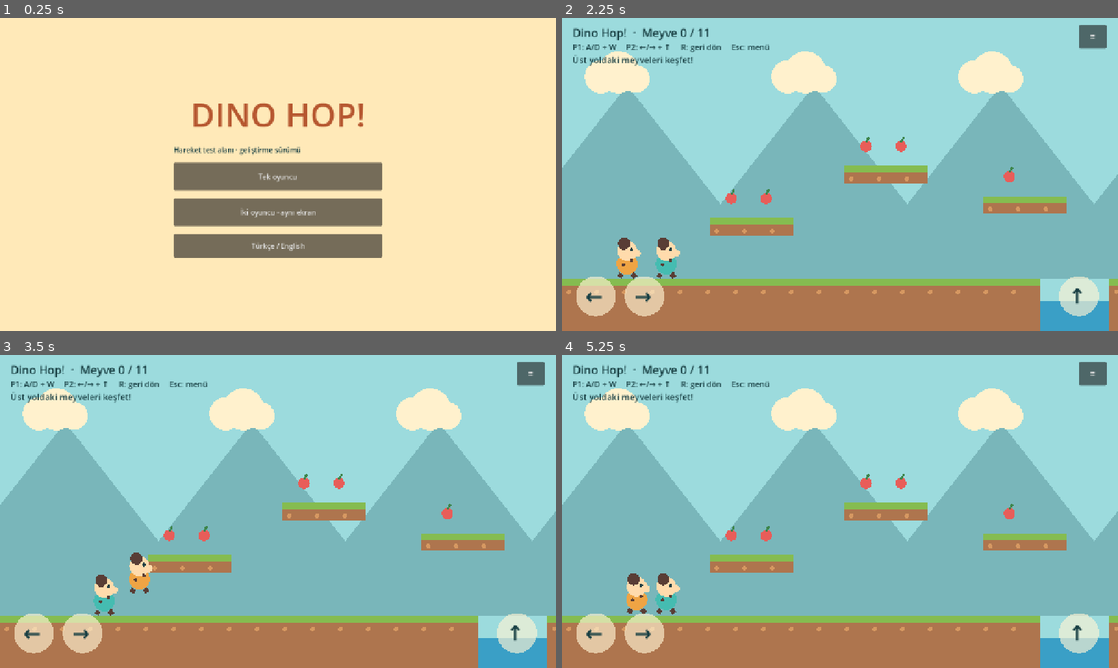
Above: before the commit, frames 1-4 (two rows, left to right).
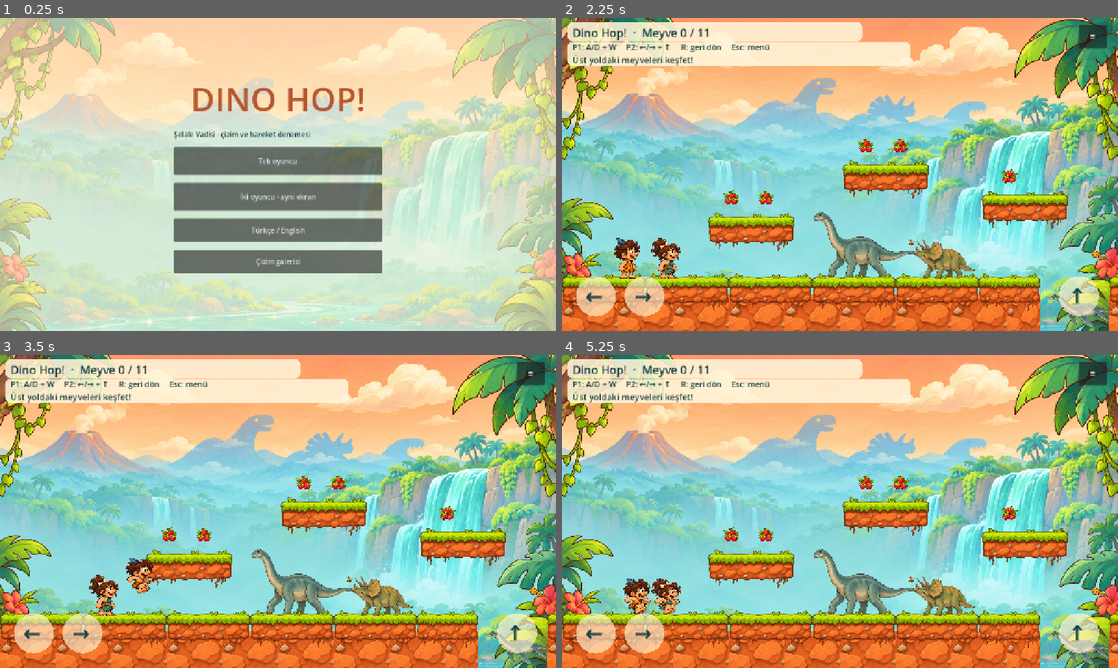
Above: after the commit, the same moments.

Repository: 07erkanoz/dino-hopo
Game: Godot game, scene res://scenes/main.tscn
Same seed, same stepped clock (60 frames per second), same inputs: the game is played once before the commit and once after it.
Inputs (mouse positions are in pixels of both pictures, inside the frame that each line leads up to):
- Up to frame 1 (0.25 s): no input
- Up to frame 2 (2.25 s): click "Tek oyuncu" at 0.5 s; click "≡" at 1.25 s; click "İki oyuncu · aynı ekran" at 2 s
- Up to frame 3 (3.5 s): tap Enter at 2.75 s; move the mouse to (400, 495) at 2.77 s; hold D from 2.78 s (still down); tap R at 2.85 s; click (400, 495) at 2.92 s; tap W at 3.02 s
- Up to frame 4 (5.25 s): move the mouse to (728, 527) at 3.52 s; tap R at 3.6, 4.35, 5.1 s; click (728, 527) at 3.67 s; tap W at 3.77 s; move the mouse to (895, 442) at 4.27 s; release D at 4.28 s; hold A 4.28-5.03 s; click (895, 442) at 4.42 s; move the mouse to (812, 574) at 5.02 s; hold D from 5.03 s (still down); click (812, 574) at 5.17 s

The runs differ from the first frame. In frame 1, 71% of the frame differs, in the area x 0-100%, y 0-100%; in frame 2, 91%; in frame 3, 91%; in frame 4, 91%.

Commit message:
Draw and integrate first Dino Hop art pack; revise artificial dinosaur designs

Diff:
--- /dev/null
+++ b/art/atlas-regions.json
@@ -0,0 +1,161 @@
+{
+  "heroes": {
+    "path": "res://art/characters/heroes-poses.png",
+    "size": [
+      1536,
+      1024
+    ],
+    "grid": [
+      4,
+      2
+    ],
+    "regions": [
+      [
+        72,
+        78,
+        234,
+        376
+      ],
+      [
+        443,
+        77,
+        255,
+        377
+      ],
+      [
+        840,
+        77,
+        248,
+        377
+      ],
+      [
+        1213,
+        52,
+        255,
+        331
+      ],
+      [
+        41,
+        580,
+        291,
+        395
+      ],
+      [
+        422,
+        580,
+        284,
+        396
+      ],
+      [
+        808,
+        580,
+        288,
+        396
+      ],
+      [
+        1196,
+        556,
+        287,
+        346
+      ]
+    ]
+  },
+  "props": {
+    "path": "res://art/environment/jungle-props.png",
+    "size": [
+      1536,
+      1024
+    ],
+    "grid": [
+      3,
+      2
+    ],
+    "regions": [
+      [
+        19,
+        185,
+        473,
+        220
+      ],
+      [
+        595,
+        89,
+        347,
+        351
+      ],
+      [
+        1117,
+        120,
+        325,
+        319
+      ],
+      [
+        94,
+        619,
+        329,
+        295
+      ],
+      [
+        609,
+        586,
+        321,
+        382
+      ],
+      [
+        1039,
+        592,
+        476,
+        344
+      ]
+    ]
+  },
+  "creatures": {
+    "path": "res://art/creatures/creatures-natural-v3.png",
+    "size": [
+      1536,
+      1024
+    ],
+    "grid": [
+      3,
+      2
+    ],
+    "regions": [
+      [
+        41,
+        161,
+        448,
+        270
+      ],
+      [
+        513,
+        133,
+        463,
+        299
+      ],
+      [
+        1031,
+        145,
+        462,
+        287
+      ],
+      [
+        46,
+        577,
+        443,
+        330
+      ],
+      [
+        518,
+        636,
+        458,
+        241
+      ],
+      [
+        1045,
+        611,
+        449,
+        276
+      ]
+    ]
+  }
+}
--- /dev/null
+++ b/scripts/art.gd
@@ -0,0 +1,18 @@
+extends RefCounted
+## Read-only regions over original drawings; image source files remain intact.
+static var data: Dictionary = {}
+static var textures: Dictionary = {}
+
+static func sprite(group: String, index: int) -> AtlasTexture:
+	if data.is_empty():
+		data = JSON.parse_string(FileAccess.get_file_as_string("res://art/atlas-regions.json"))
+	var key := "%s/%d" % [group, index]
+	if not textures.has(key):
+		var entry: Dictionary = data[group]
+		var box: Array = entry.regions[index]
+		var texture := AtlasTexture.new()
+		texture.atlas = load(entry.path)
+		texture.region = Rect2(box[0], box[1], box[2], box[3])
+		texture.filter_clip = true
+		textures[key] = texture
+	return textures[key]
--- a/scripts/game.gd
+++ b/scripts/game.gd
@@ -1,9 +1,11 @@
 extends Node2D
 
 const Player = preload("res://scripts/player.gd")
+const Art = preload("res://scripts/art.gd")
+const BACKGROUND = preload("res://art/backgrounds/waterfall-valley.png")
 const TEXT := {
-	"tr": {"solo": "Tek oyuncu", "duo": "İki oyuncu · aynı ekran", "sub": "Hareket test alanı · geliştirme sürümü", "help": "P1: A/D + W     P2: ←/→ + ↑  …(173 unchanged characters)…
-	"en": {"solo": "One player", "duo": "Two players · shared screen", "sub": "Movement sandbox · development build", "help": "P1: A/D + W     P2: ←/→ + ↑  …(175 unchanged characters)…
+	"tr": {"solo": "Tek oyuncu", "duo": "İki oyuncu · aynı ekran", "sub": "Şelale Vadisi · çizim ve hareket denemesi", "help": "P1: A/D + W     P2: ←/→ + ↑  …(173 unchanged characters)…
+	"en": {"solo": "One player", "duo": "Two players · shared screen", "sub": "Waterfall Valley · art and movement preview", "help": "P1: A/D + W     P2: ←/→ + ↑  …(175 unchanged characters)…
 }
 var language := "tr"
 var world: Node2D
@@ -22,8 +24,12 @@
 var menu: Control
 var left_held := false
 var right_held := false
+var soil_texture: AtlasTexture
 
 func _ready() -> void:
+	soil_texture = AtlasTexture.new()
+	soil_texture.atlas = Art.sprite("props", 2).atlas
+	soil_texture.region = Rect2(1155, 156, 248, 245)
 	overlay = CanvasLayer.new()
 	add_child(overlay)
 	show_menu()
@@ -59,6 +65,16 @@
 	backdrop.color = Color("ffe9b8")
 	backdrop.set_anchors_and_offsets_preset(Control.PRESET_FULL_RECT)
 	menu.add_child(backdrop)
+	var painting := TextureRect.new()
+	painting.texture = BACKGROUND
+	painting.expand_mode = TextureRect.EXPAND_IGNORE_SIZE
+	painting.stretch_mode = TextureRect.STRETCH_KEEP_ASPECT_COVERED
+	painting.set_anchors_and_offsets_preset(Control.PRESET_FULL_RECT)
+	menu.add_child(painting)
+	var veil := ColorRect.new()
+	veil.color = Color(1.0, 0.95, 0.82, 0.62)
+	veil.set_anchors_and_offsets_preset(Control.PRESET_FULL_RECT)
+	menu.add_child(veil)
 	var center := CenterContainer.new()
 	center.set_anchors_and_offsets_preset(Control.PRESET_FULL_RECT)
 	menu.add_child(center)
@@ -88,6 +104,11 @@
 		language = "en" if language == "tr" else "tr"
 		show_menu())
 	box.add_child(lang)
+	var gallery := Button.new()
+	gallery.text = "Çizim galerisi" if language == "tr" else "Art gallery"
+	gallery.custom_minimum_size.y = 54
+	gallery.pressed.connect(show_gallery)
+	box.add_child(gallery)
 	queue_redraw()
 
 func start_game(count: int) -> void:
@@ -129,6 +150,18 @@
 	menu_button.custom_minimum_size = Vector2(64, 54)
 	menu_button.pressed.connect(show_menu)
 	overlay.add_child(menu_button)
+	# Readability panels behind HUD, keep their draw order behind text.
+	for bounds in [Rect2(12, 10, 680, 43), Rect2(12, 55, 790, 55)]:
+		var panel := Panel.new()
+		var style := StyleBoxFlat.new()
+		style.bg_color = Color(1.0, 0.96, 0.85, 0.88)
+		style.set_corner_radius_all(12)
+		panel.add_theme_stylebox_override("panel", style)
+		panel.position = bounds.position
+		panel.size = bounds.size
+		panel.mouse_filter = Control.MOUSE_FILTER_IGNORE
+		overlay.add_child(panel)
+		overlay.move_child(panel, 0)
 	make_touch_controls()
 	active = true
 	queue_redraw()
@@ -214,27 +247,86 @@
 			for player in players:
 				player.respawn()
 
+func draw_asset(group: String, index: int, foot: Vector2, height: float) -> void:
+	var texture := Art.sprite(group, index)
+	var dimensions := texture.get_size()
+	var size := dimensions * (height / dimensions.y)
+	draw_texture_rect(texture, Rect2(foot - Vector2(size.x / 2.0, size.y), size), false)
+
 func _draw() -> void:
 	if not active:
 		return
-	draw_rect(Rect2(-1000, -1000, 6000, 2400), Color("9cdbdd"))
-	for i in range(-1, 10):
-		var x := float(i * 430)
-		draw_colored_polygon(PackedVector2Array([Vector2(x-200, 600), Vector2(x+150, 155), Vector2(x+500, 600)]), Color("79b6ba"))
-		draw_circle(Vector2(x+90, 135), 38, Color("fff1cd"))
-		draw_circle(Vector2(x+130, 125), 48, Color("fff1cd"))
-		draw_circle(Vector2(x+170, 140), 32, Color("fff1cd"))
-	# Water gap; falling into it returns to checkpoint.
-	draw_rect(Rect2(1100, 650, 160, 350), Color("3a9fc6"))
+	# Full 16:9 painting stays behind the camera, avoiding repeated image seams.
+	draw_texture_rect(BACKGROUND, Rect2(camera.position - Vector2(640, 360), Vector2(1280, 720)), false)
+	# Background cast; these are artwork previews, not enemy AI or ride mechanics.
+	draw_asset("creatures", 1, Vector2(700, 605), 158)
+	draw_asset("creatures", 2, Vector2(2200, 605), 105)
+	draw_asset("creatures", 4, Vector2(1190, 712), 75)
+	var flight_y := 205.0 + sin(Time.get_ticks_msec() / 1100.0) * 12.0
+	draw_asset("creatures", 3, Vector2(1870, flight_y), 110)
 	for rect in platforms:
-		draw_rect(rect, Color("ae754e"))
-		draw_rect(Rect2(rect.position, Vector2(rect.size.x, 16)), Color("85bc50"))
-		for x in range(int(rect.position.x) + 16, int(rect.end.x), 64):
-			draw_circle(Vector2(x, rect.position.y + 30), 5, Color("d69861"))
+		if rect.size.y > 100:
+			# An interior region, excluding outlined tile edges, fills the soil.
+			for x in range(int(rect.position.x), int(rect.end.x), 128):
+				var tile_width := minf(128, rect.end.x - x)
+				for y in range(int(rect.position.y) + 35, int(rect.end.y), 126):
+					draw_texture_rect(soil_texture, Rect2(x, y, tile_width, 128), false)
+			# Reuse the painted top as matching segments, not tiny stretched rocks.
+			for x in range(int(rect.position.x), int(rect.end.x), 192):
+				var width := minf(192, rect.end.x - x)
+				draw_texture_rect(Art.sprite("props", 0), Rect2(x - 1, rect.position.y - 12, width + 2, 86), false)
+		else:
+			draw_texture_rect(Art.sprite("props", 0), Rect2(rect.position - Vector2(4, 12), Vector2(rect.size.x + 8, 88)), false)
 	for fruit in berries:
-		draw_circle(fruit, 13, Color("e85d59"))
-		draw_line(fruit + Vector2(0, -10), fruit + Vector2(7, -21), Color("3d854b"), 5)
-	draw_line(Vector2(1560, 600), Vector2(1560, 500), Color("6c4935"), 8)
-	draw_rect(Rect2(1560, 500, 60, 38), Color("f6d06e") if saved_checkpoint else Color("fff1cd"))
-	draw_circle(Vector2(3100, 560), 70, Color("674e49"))
-	draw_circle(Vector2(3100, 570), 48, Color("293f43"))
+		draw_asset("props", 3, fruit + Vector2(0, 15), 34)
+	draw_asset("props", 4, Vector2(1560, 600), 112)
+	if saved_checkpoint:
+		draw_circle(Vector2(1560, 482), 7, Color("ffdb6b"))
+	draw_asset("props", 5, Vector2(3090, 605), 156)
+	draw_asset("creatures", 0, Vector2(875, 600), 92)
+	draw_asset("creatures", 5, Vector2(2590, 600), 84)
+
+func show_gallery() -> void:
+	active = false
+	clear_ui()
+	var base := Control.new()
+	base.set_anchors_and_offsets_preset(Control.PRESET_FULL_RECT)
+	overlay.add_child(base)
+	var paper := ColorRect.new()
+	paper.color = Color("f6edda")
+	paper.set_anchors_and_offsets_preset(Control.PRESET_FULL_RECT)
+	base.add_child(paper)
+	var gallery_theme := Theme.new()
+	var gallery_panel := StyleBoxFlat.new()
+	gallery_panel.bg_color = Color("fcf7ed")
+	gallery_panel.border_color = Color("dbc9a7")
+	gallery_panel.set_border_width_all(2)
+	gallery_panel.set_corner_radius_all(12)
+	gallery_theme.set_stylebox("panel", "TabContainer", gallery_panel)
+	base.theme = gallery_theme
+	label_at("DINO HOP!  /  " + ("ÇİZİM GALERİSİ" if language == "tr" else "ART GALLERY"), Vector2(30, 18), 32, base)
+	var tabs := TabContainer.new()
+	tabs.position = Vector2(24, 80)
+	tabs.size = Vector2(1232, 555)
+	base.add_child(tabs)
+	var items := [
+		["Kahramanlar / Heroes", "res://art/characters/heroes-poses.png"],
+		["Vadi / Valley", "res://art/backgrounds/waterfall-valley.png"],
+		["Zemin / Props", "res://art/environment/jungle-props.png"],
+		["Canlılar / Creatures", "res://art/creatures/creatures-natural-v3.png"]
+	]
+	for item in items:
+		var image := TextureRect.new()
+		image.name = item[0]
+		image.texture = load(item[1])
+		image.expand_mode = TextureRect.EXPAND_IGNORE_SIZE
+		image.stretch_mode = TextureRect.STRETCH_KEEP_ASPECT_CENTERED
+		tabs.add_child(image)
+	var back := Button.new()
+	back.text = tr_text("back")
+	back.position = Vector2(30, 651)
+	back.custom_minimum_size = Vector2(220, 50)
+	back.pressed.connect(show_menu)
+	base.add_child(back)
+	label_at("WIP · " + ("Poz çizimleri; tam animasyon seti değil." if language == "tr" else "Pose drawings; not a complete animation set."), Vector2(280, 663), 18, base)
+	queue_redraw()
--- a/scripts/player.gd
+++ b/scripts/player.gd
@@ -59,15 +59,18 @@
 	position = checkpoint
 	velocity = Vector2.ZERO
 
+const Art = preload("res://scripts/art.gd")
+
 func _draw() -> void:
-	# Temporary original vector-style test character; final cartoon sprite pending.
-	var bounce := sin(Time.get_ticks_msec() * 0.02) * 3.0 if absf(velocity.x) > 10.0 and is_on_floor() else 0.0
-	draw_circle(Vector2(0, -34 + bounce), 24, tint)
-	draw_circle(Vector2(0, -64 + bounce), 23, Color("ffdbac"))
-	draw_circle(Vector2(-7, -81 + bounce), 14, Color("593d35"))
-	draw_circle(Vector2(10 * facing, -67 + bounce), 4, Color("203f44"))
-	draw_circle(Vector2(22 * facing, -59 + bounce), 9, Color("ffdbac"))
-	draw_line(Vector2(-13, -12), Vector2(-18, -3), Color("593d35"), 11)
-	draw_line(Vector2(12, -12), Vector2(19, -3), Color("593d35"), 11)
-	draw_circle(Vector2(-9, -33 + bounce), 4, Color("593d35"))
-	draw_circle(Vector2(10, -42 + bounce), 4, Color("593d35"))
+	var pose := 0
+	if not is_on_floor():
+		pose = 3
+	elif absf(velocity.x) > 10.0:
+		pose = 1 + (int(Time.get_ticks_msec() / 140) % 2)
+	var texture := Art.sprite("heroes", slot * 4 + pose)
+	var source_size := texture.get_size()
+	var artwork_scale := 0.25 if slot == 0 else 0.24
+	var size := source_size * artwork_scale
+	draw_set_transform(Vector2.ZERO, 0.0, Vector2(facing, 1.0))
+	draw_texture_rect(texture, Rect2(Vector2(-size.x / 2.0, -size.y), size), false)
+	draw_set_transform(Vector2.ZERO)
--- /dev/null
+++ b/tests/art_smoke.gd
@@ -0,0 +1,25 @@
+extends SceneTree
+const Art = preload("res://scripts/art.gd")
+
+func _initialize() -> void:
+	var count := 0
+	for entry in [["heroes", 8], ["props", 6], ["creatures", 6]]:
+		for i in entry[1]:
+			var sprite := Art.sprite(entry[0], i)
+			assert(sprite.region.size.x > 0 and sprite.region.size.y > 0)
+			assert(Rect2(Vector2.ZERO, sprite.atlas.get_size()).encloses(sprite.region))
+			var source := sprite.atlas.get_image()
+			assert(source.has_mipmaps() == false)
+			assert(source.get_format() == Image.FORMAT_RGBA8)
+			var opaque_samples := 0
+			var transparent_samples := 0
+			for x in range(int(sprite.region.position.x), int(sprite.region.end.x), 12):
+				for y in range(int(sprite.region.position.y), int(sprite.region.end.y), 12):
+					var alpha := source.get_pixel(x, y).a
+					if alpha > 0.5: opaque_samples += 1
+					if alpha < 0.02: transparent_samples += 1
+			assert(opaque_samples > 5, "Sprite region is empty")
+			assert(transparent_samples > 0, "Sprite has no transparent surround")
+			count += 1
+	print("PASS: %d sprite regions inside source bounds, RGBA, visible artwork, transparent surround" % count)
+	quit(0)
--- /dev/null
+++ b/tests/capture_art.gd
@@ -0,0 +1,37 @@
+extends SceneTree
+## Run with a rendering display, not --headless. Saves actual viewport screenshots.
+## godot --path . --script tests/capture_art.gd
+
+func _initialize() -> void:
+	call_deferred("capture")
+
+func shot(path: String) -> void:
+	for i in 4:
+		await process_frame
+	await RenderingServer.frame_post_draw
+	var image := root.get_texture().get_image()
+	if image.is_empty():
+		push_error("Renderer returned an empty screenshot; a rendering display is required")
+		quit(1)
+		return
+	var error := image.save_png(path)
+	assert(error == OK, "Could not save screenshot")
+
+func capture() -> void:
+	root.size = Vector2i(1280, 720)
+	root.content_scale_size = Vector2i(1280, 720)
+	root.content_scale_mode = Window.CONTENT_SCALE_MODE_CANVAS_ITEMS
+	var game = load("res://scenes/main.tscn").instantiate()
+	root.add_child(game)
+	await shot("res://art/review/menu-in-engine.png")
+	game.start_game(2)
+	for i in 90:
+		await physics_frame
+	await shot("res://art/review/gameplay-in-engine.png")
+	game.show_gallery()
+	await shot("res://art/review/heroes-in-engine.png")
+	var tabs: TabContainer = game.overlay.get_child(game.overlay.get_child_count() - 1).get_child(2)
+	tabs.current_tab = 3
+	await shot("res://art/review/creatures-in-engine.png")
+	print("PASS: saved four native Godot viewport captures")
+	quit(0)
Binary file added: art/backgrounds/waterfall-valley.png
Not shown, added: art/backgrounds/waterfall-valley.png.import
Binary file added: art/characters/heroes-poses.png
Not shown, added: art/characters/heroes-poses.png.import
Binary file added: art/creatures/creatures-natural-v3.png
Not shown, added: art/creatures/creatures-natural-v3.png.import
Binary file added: art/environment/jungle-props.png
Not shown, added: art/environment/jungle-props.png.import
Binary file added: art/review/creatures-in-engine.png
Binary file added: art/review/creatures-natural-v2.png
Not shown, added: art/review/creatures-natural-v2.png.import
Binary file added: art/review/creatures-v1-rejected.png
(and 10 more such lines)
